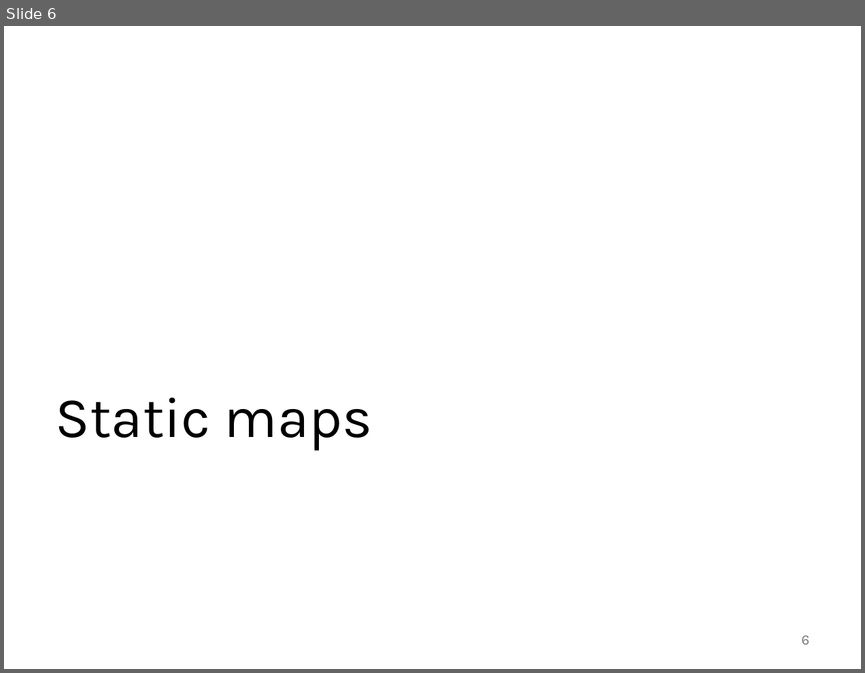
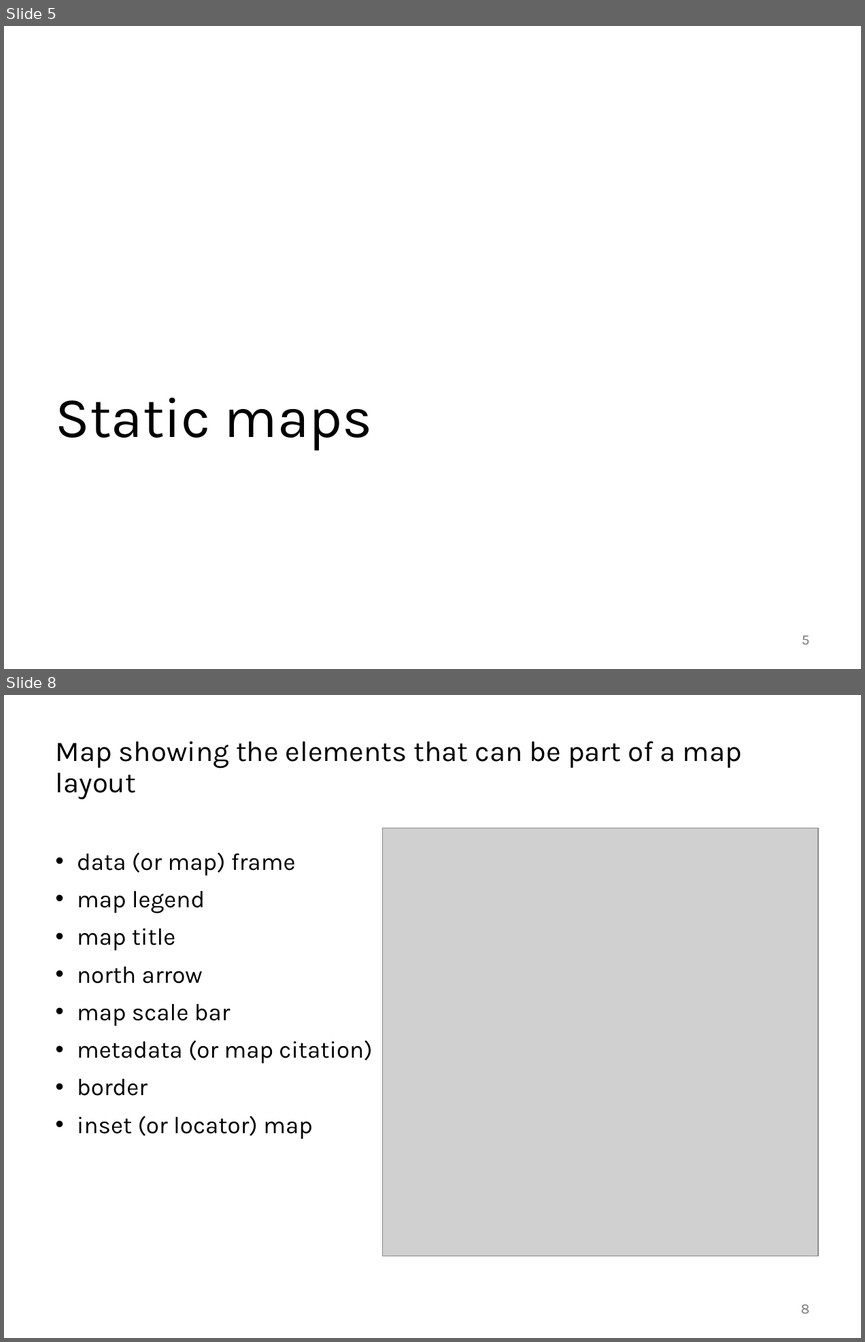
Before and after one commit to abuabara/abuabara.github.io, a slide deck: DAEN489S26/week11_slides.pptx. Shown one above the other, each under a label of ours: slide 6 before the commit, slides 5 and 8 after it; the slides between them are not shown. The pictures are 865x673 and 865x1342 pixels, drawn with LibreOffice and Linux fonts; fonts in the diff are those of the drawing; grey boxes stand for pictures. Boxes give left, top, right and bottom in pixels: in the first picture for what was removed or moved away, otherwise in the second. Text is boxed around its words. In the diff, an @@ line names an element or a change of style, - is before the commit and + after.

```diff
--- a/DAEN489S26/week11_slides.pptx
+++ b/DAEN489S26/week11_slides.pptx
@@ slide 8 added at [4,695,861,1338], background #FFFFFF @@
@@ title added at [56,741,742,800], 24 pt, text #000000 @@
+Map showing the elements that can be part of a map layout
@@ picture added at [382,828,818,1255] @@
@@ text added at [77,852,372,1139], 20 pt, text #000000 @@
+• data (or map) frame
+• map legend
+• map title
+• north arrow
+• map scale bar
+• metadata (or map citation)
+• border
+• inset (or locator) map
@@ page number added at [801,1304,810,1313], 12 pt, text #797979 @@
+8
@@ what was slide 6 is now slide 5 @@
@@ page number at [802,635,810,644]: text changed @@
-6
+5
```
Also in this commit, not shown: 4 slides changed, 15 other slides added, 2 slides removed, 2 other files.
